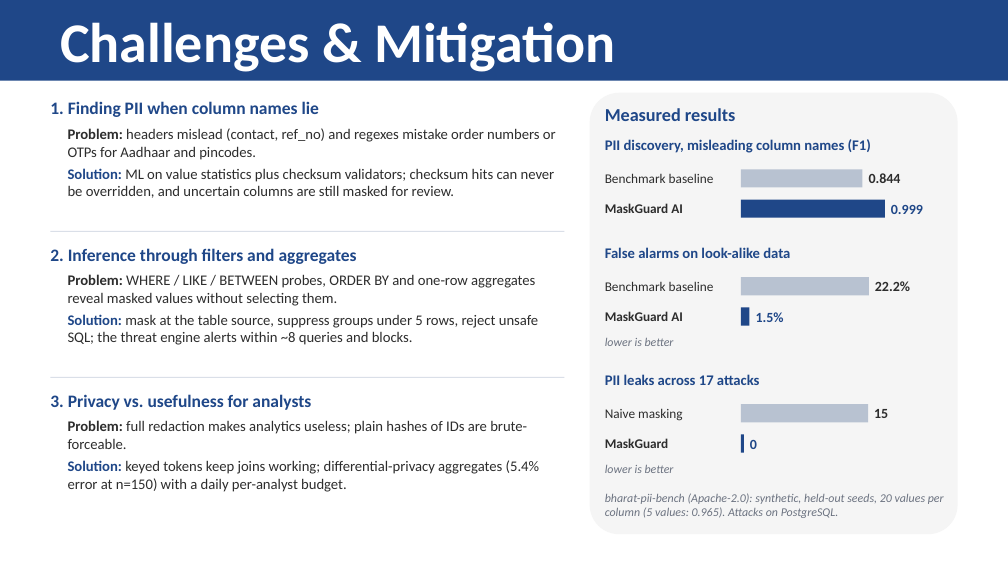
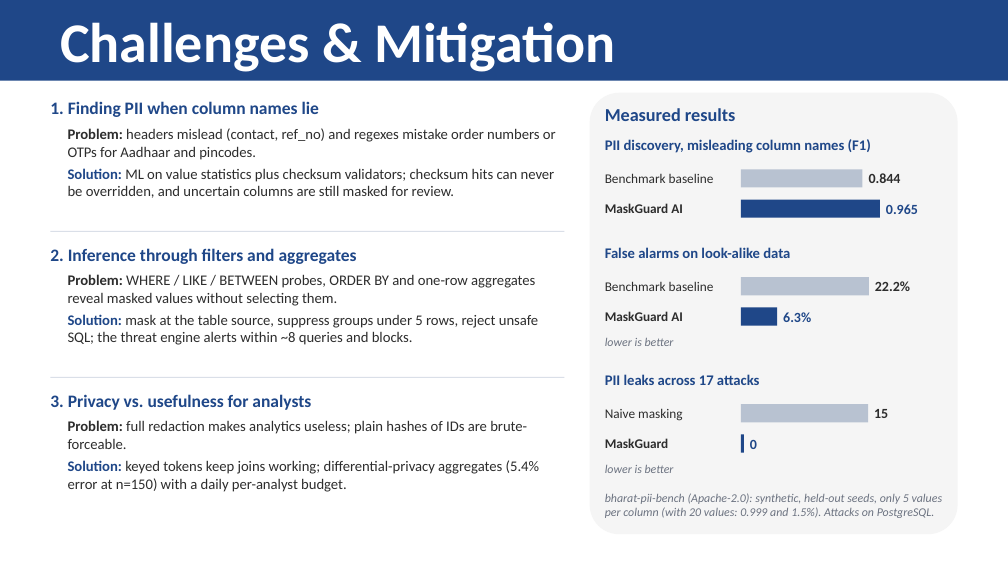
Before and after one commit to hotaro6754/mask, a slide deck: slide 5 of docs/MaskGuard_Round1_Submission.pptx. Drawn at 1008x567 pixels with LibreOffice and Linux fonts; fonts in the diff are those of the drawing. Boxes give left, top, right and bottom in pixels: in the first picture for what was removed or moved away, otherwise in the second. Text is boxed around its words. In the diff, an @@ line names an element or a change of style, - is before the commit and + after.

```diff
--- a/docs/MaskGuard_Round1_Submission.pptx
+++ b/docs/MaskGuard_Round1_Submission.pptx
@@ rectangle: place and size @@
-rectangle at <box>741,200,885,218</box>
+rectangle at <box>741,200,880,218</box>
@@ text at <box>886,204,918,214</box>: text changed @@
-0.999
+0.965
@@ rectangle: place and size @@
-rectangle at <box>741,307,750,326</box>
+rectangle at <box>741,307,777,326</box>
@@ text at <box>783,312,811,322</box>: text changed @@
-1.5%
+6.3%
@@ text at <box>605,493,943,518</box>: text changed @@
-bharat-pii-bench (Apache-2.0): synthetic, held-out seeds, 20 values per column (5 values: 0.965). Attacks on PostgreSQL.
+bharat-pii-bench (Apache-2.0): synthetic, held-out seeds, only 5 values per column (with 20 values: 0.999 and 1.5%). Attacks on PostgreSQL.
```
Also in this commit, not shown: 1 other slide changed, 1 other file.
